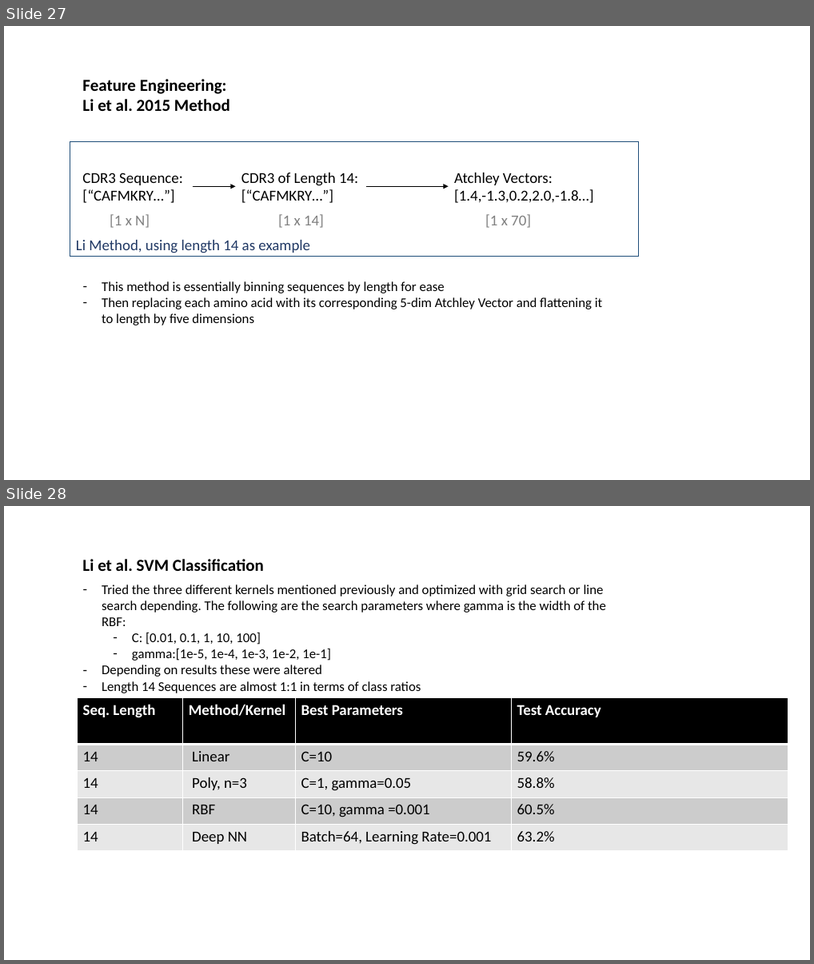
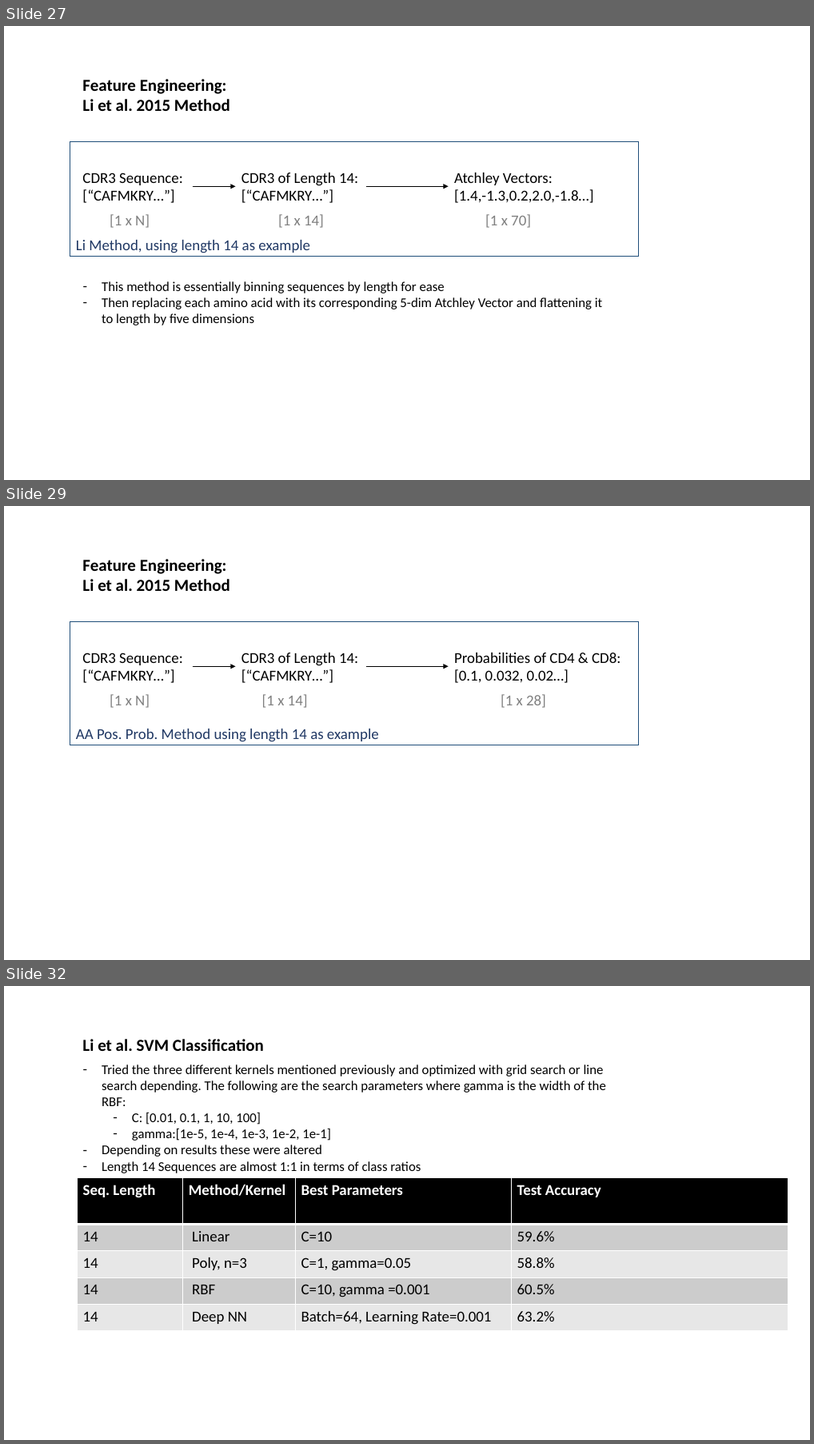
Before and after one commit to innate2adaptive/tcRIP, a slide deck: presentations/algorithm_overview.pptx. Shown one above the other, each under a label of ours: slides 27 and 28 before the commit, slides 27, 29 and 32 after it; the slides between them are not shown. The pictures are 814x964 and 814x1444 pixels, drawn with LibreOffice and Linux fonts; fonts in the diff are those of the drawing. Boxes give left, top, right and bottom in pixels: in the first picture for what was removed or moved away, otherwise in the second. Text is boxed around its words. In the diff, an @@ line names an element or a change of style, - is before the commit and + after.

```diff
--- a/presentations/algorithm_overview.pptx
+++ b/presentations/algorithm_overview.pptx
@@ slide 29 added at (x1=4, y1=506, x2=810, y2=960), background #FFFFFF @@
@@ text added at (x1=82, y1=559, x2=230, y2=591), 20 pt, text #000000, bold @@
+Feature Engineering:
+Li et al. 2015 Method
@@ rectangle added at (x1=70, y1=621, x2=639, y2=745), outline #1F4E79 1 pt, 18 pt, text #203864 @@
+AA Pos. Prob. Method using length 14 as example
@@ text added at (x1=82, y1=652, x2=183, y2=683), 18 pt, text #000000 @@
+CDR3 Sequence:
+[“CAFMKRY…”]
@@ arrow added from (193, 666) to (236, 666), #000000 0.5 pt @@
@@ text added at (x1=242, y1=652, x2=358, y2=683), 18 pt, text #000000 @@
+CDR3 of Length 14:
+[“CAFMKRY…”]
@@ arrow added from (366, 666) to (449, 666), #000000 0.5 pt @@
@@ text added at (x1=454, y1=652, x2=621, y2=683), 18 pt, text #000000 @@
+Probabilities of CD4 & CD8:
+[0.1, 0.032, 0.02…]
@@ text added at (x1=110, y1=694, x2=150, y2=708), 18 pt, text #808080 @@
+[1 x N]
@@ text added at (x1=262, y1=694, x2=308, y2=708), 18 pt, text #808080 @@
+[1 x 14]
@@ text added at (x1=501, y1=694, x2=546, y2=708), 18 pt, text #808080 @@
+[1 x 28]
@@ what was slide 28 is now slide 32 @@
```
Also in this commit, not shown: 5 slides changed, 5 other slides added, 26 other files.
